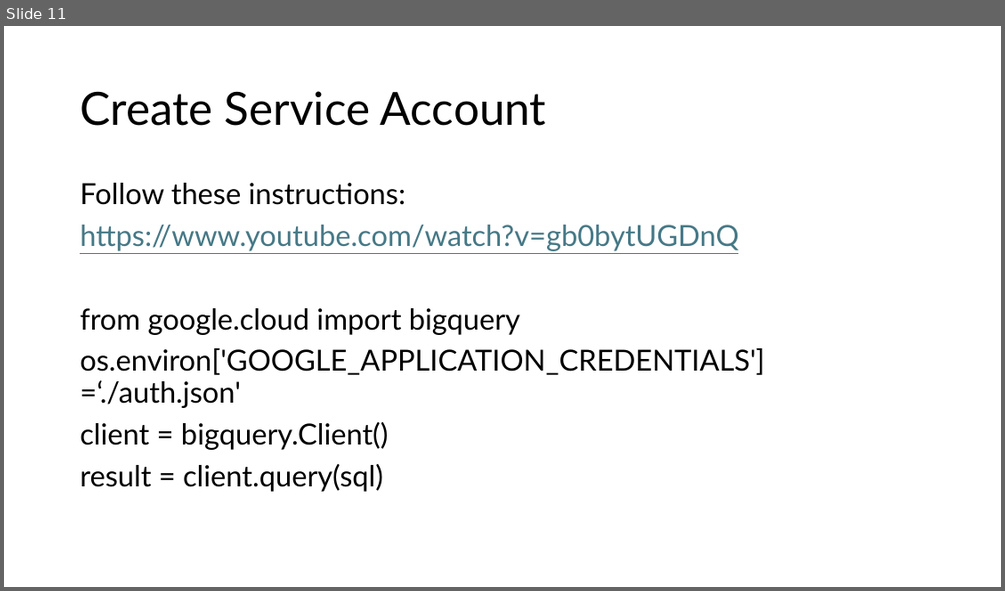
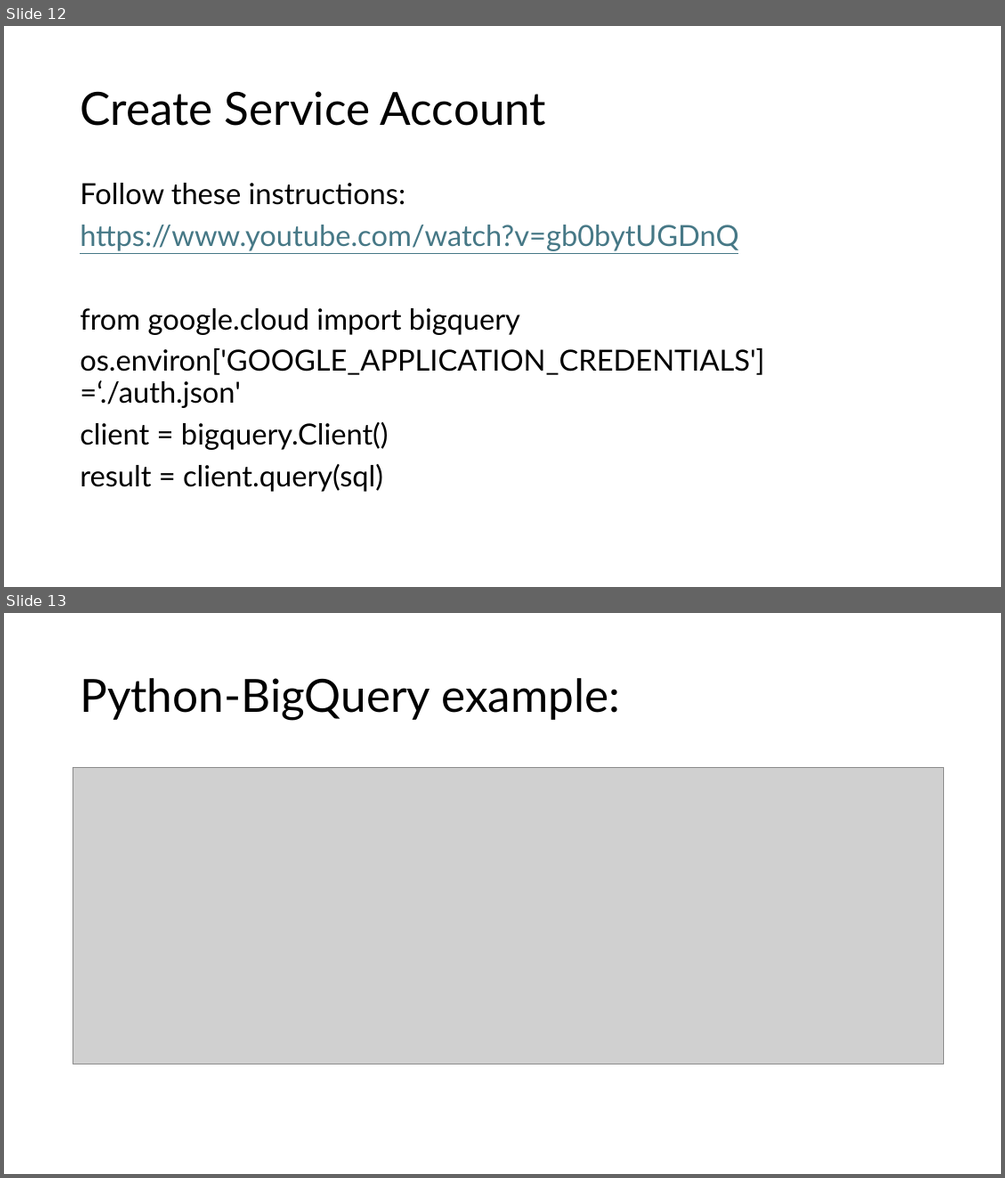
Before and after one commit to appjedi/youtube, a slide deck: SQL/students/Sidd/GCP.pptx. Shown one above the other, each under a label of ours: slide 11 before the commit, slides 12 and 13 after it. The pictures are 1005x591 and 1005x1178 pixels, drawn with LibreOffice and Linux fonts; fonts in the diff are those of the drawing; grey boxes stand for pictures. Boxes give left, top, right and bottom in pixels: in the first picture for what was removed or moved away, otherwise in the second. Text is boxed around its words. In the diff, an @@ line names an element or a change of style, - is before the commit and + after.

```diff
--- a/SQL/students/Sidd/GCP.pptx
+++ b/SQL/students/Sidd/GCP.pptx
@@ slide 13 added at <box>4,613,1001,1174</box>, background #FFFFFF @@
@@ title added at <box>80,678,620,720</box>, 44 pt, text #000000 @@
+Python-BigQuery example:
@@ picture added at <box>73,767,944,1064</box> @@
@@ what was slide 11 is now slide 12 @@
```
Also in this commit, not shown: 2 other slides added.
